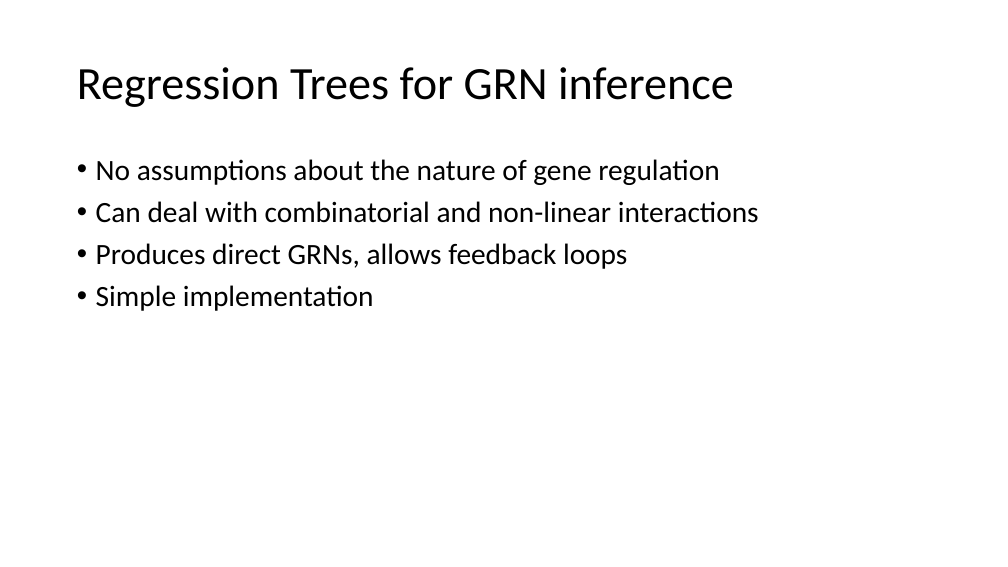
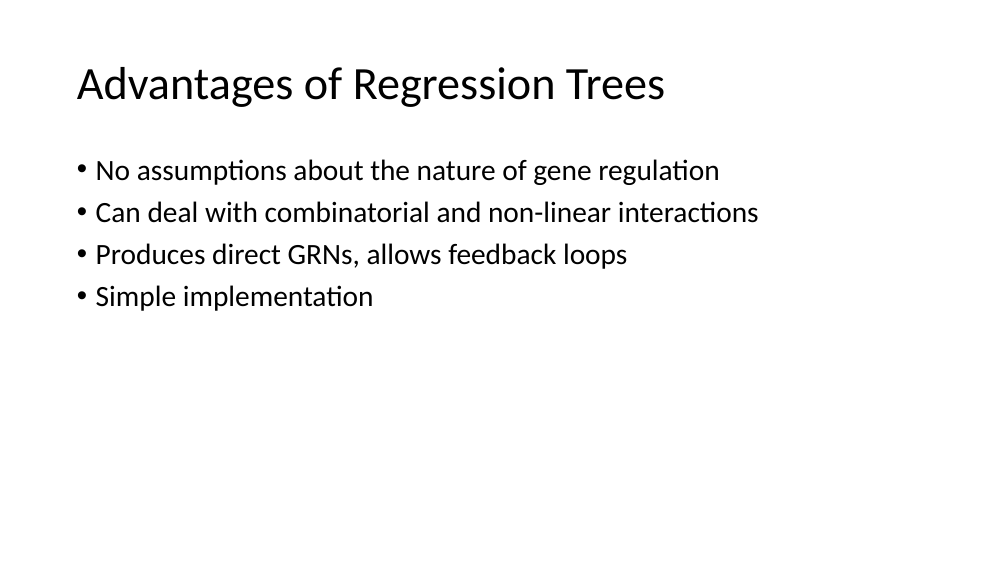
Before and after one commit to ozlembahar/devo-grn, a slide deck: slide 8 of my_notes.pptx. Drawn at 1008x567 pixels with LibreOffice and Linux fonts; fonts in the diff are those of the drawing. Boxes give left, top, right and bottom in pixels: in the first picture for what was removed or moved away, otherwise in the second. Text is boxed around its words. In the diff, an @@ line names an element or a change of style, - is before the commit and + after.

```diff
--- a/my_notes.pptx
+++ b/my_notes.pptx
@@ title at [77, 67, 665, 107]: text changed @@
-Regression Trees for GRN inference
+Advantages of Regression Trees
```
Also in this commit, not shown: 4 other slides changed, 8 slides added, 1 slide removed, 5 other files.
